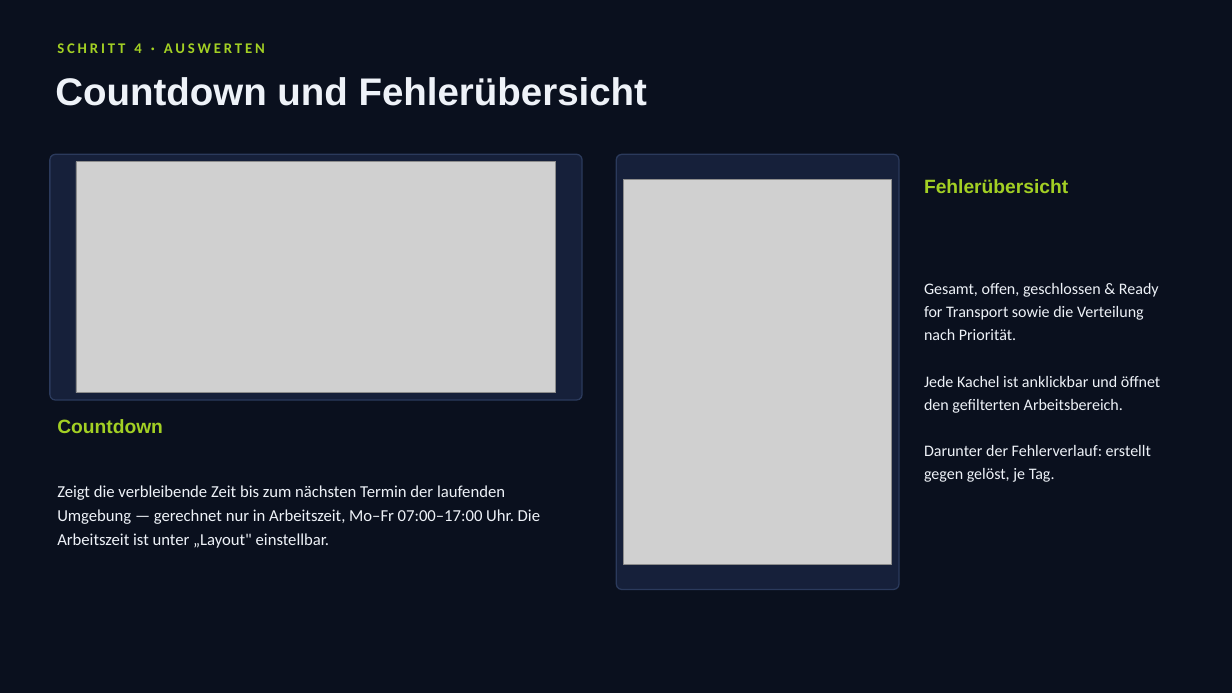
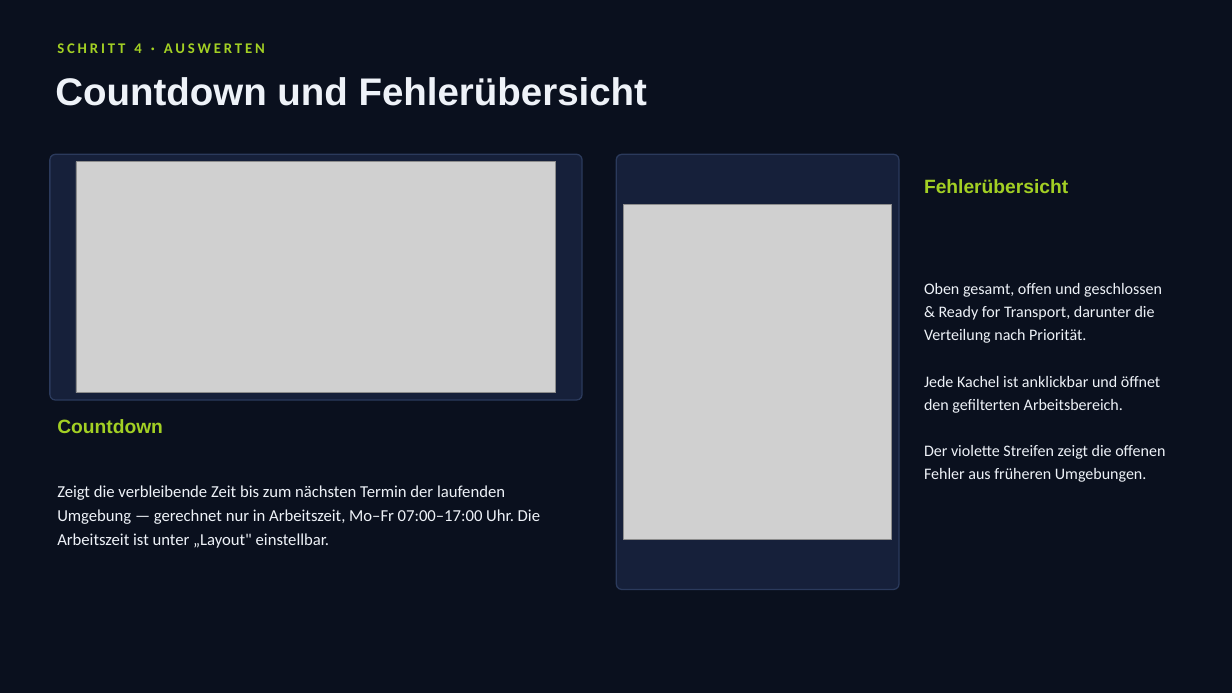
Before and after one commit to ArlindSylaj04/bbthirteen, a slide deck: slide 19 of guide/QA_Cockpit_Kurzanleitung.pptx (slide 18 before the commit). Drawn at 1232x693 pixels with LibreOffice and Linux fonts; fonts in the diff are those of the drawing; grey boxes stand for pictures. Boxes give left, top, right and bottom in pixels: in the first picture for what was removed or moved away, otherwise in the second. Text is boxed around its words. In the diff, an @@ line names an element or a change of style, - is before the commit and + after.

```diff
--- a/guide/QA_Cockpit_Kurzanleitung.pptx
+++ b/guide/QA_Cockpit_Kurzanleitung.pptx
@@ picture: place and size @@
-picture at <box>624,179,892,565</box>
+picture at <box>624,204,892,540</box>
@@ text at <box>924,283,1162,343</box>: text changed @@
-Gesamt, offen, geschlossen & Ready for Transport sowie die Verteilung nach Priorität.
+Oben gesamt, offen und geschlossen & Ready for Transport, darunter die Verteilung nach Priorität.
@@ text at <box>924,445,1165,482</box>: text changed @@
-Darunter der Fehlerverlauf: erstellt gegen gelöst, je Tag.
+Der violette Streifen zeigt die offenen Fehler aus früheren Umgebungen.
```
Also in this commit, not shown: 1 slide added, 24 other files.
